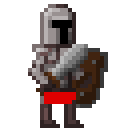
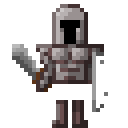
Revision of a layered (128, 128) image; what changed, layer by layer:
hid group "Soldier 3/4 right" (1 layers) over [left=12, top=4, right=108, bottom=128]
painted on "Soldier 3/4 right shield" over [left=44, top=92, right=76, bottom=104]
showed group "Soldier face" (5 layers) over [left=12, top=4, right=108, bottom=128]
painted on "colors face" over [left=52, top=56, right=108, bottom=108]
